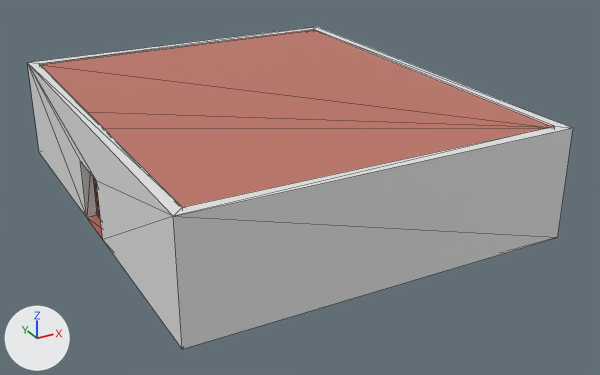
The glTF model res/models/town_hall.glb, before and after one commit.
The view is the same before and after, from a 50 mm lens placed at (-10.7, -26.6, 13.1), pointed at (3.2, -1.2, 0.4). The lights are fixed; the arrows at lower left show +X, +Y and +Z. Mesh edges are drawn as thin lines.

The first picture shows 'TownHallInterior'.
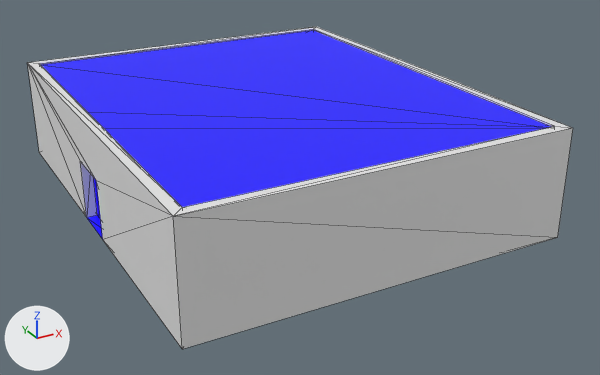
Where the change shows, as pixel boxes (x1, y1, x2, y2) in the pictures (600 x 375 px):
'TownHallInterior', recoloured, surface changed (pink to blue)
    both: (38, 27, 554, 241)

Diff of the bpy script that builds the scene:
```diff
--- a/res/models/town_hall.glb.py
+++ b/res/models/town_hall.glb.py
@@ mat_floor @@
 mat_floor = principled_material('Floor')
-mat_floor.base_color = (0.532, 0.176, 0.132)  # pink #c17466
+mat_floor.base_color = (0.00402, 0.0, 0.533)  # blue #0d00c1
+mat_floor.emission_color = (0.00362, 0.0, 0.48)  # blue #0c00b8
+mat_floor.emission_strength = 1.0
```
